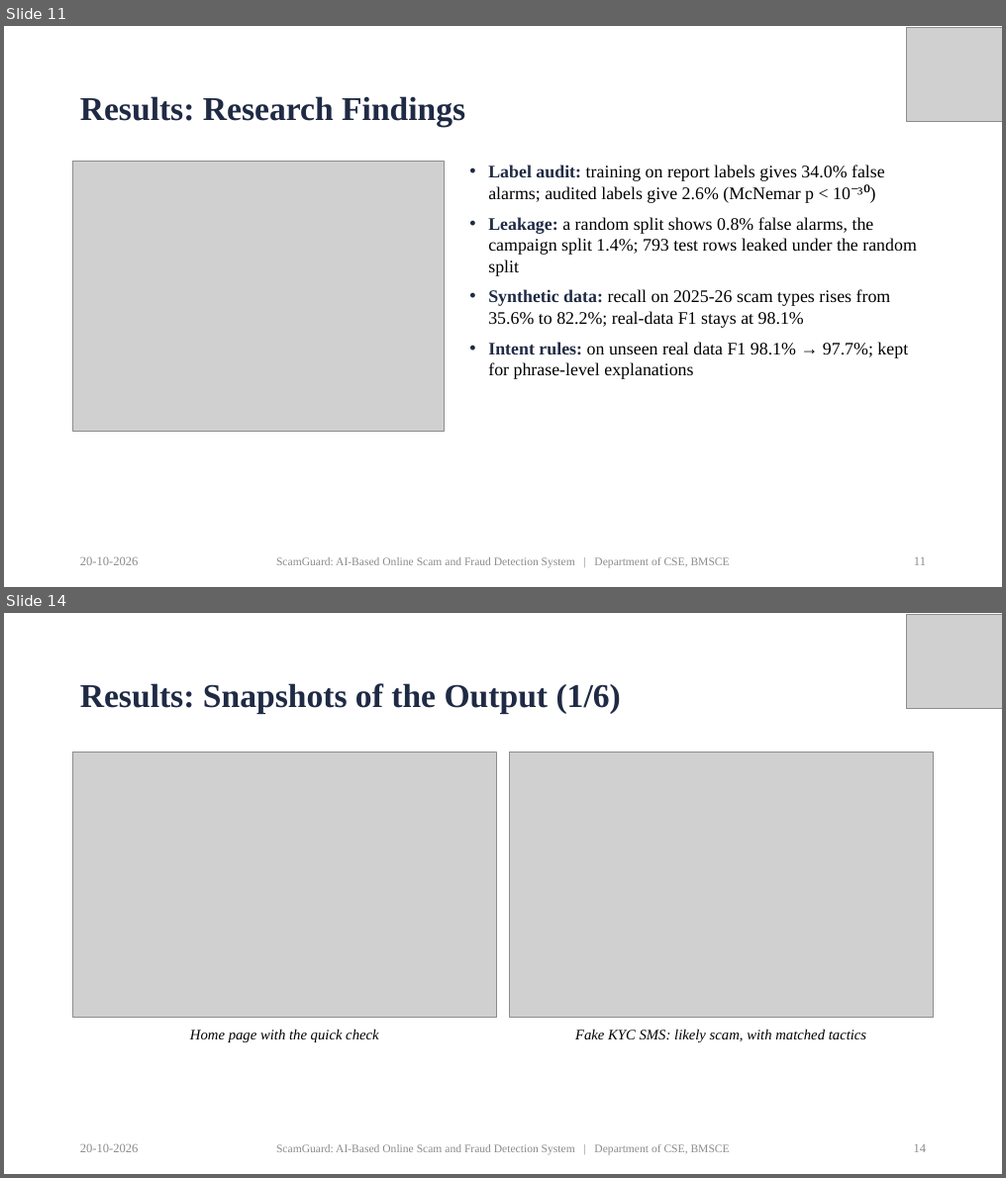
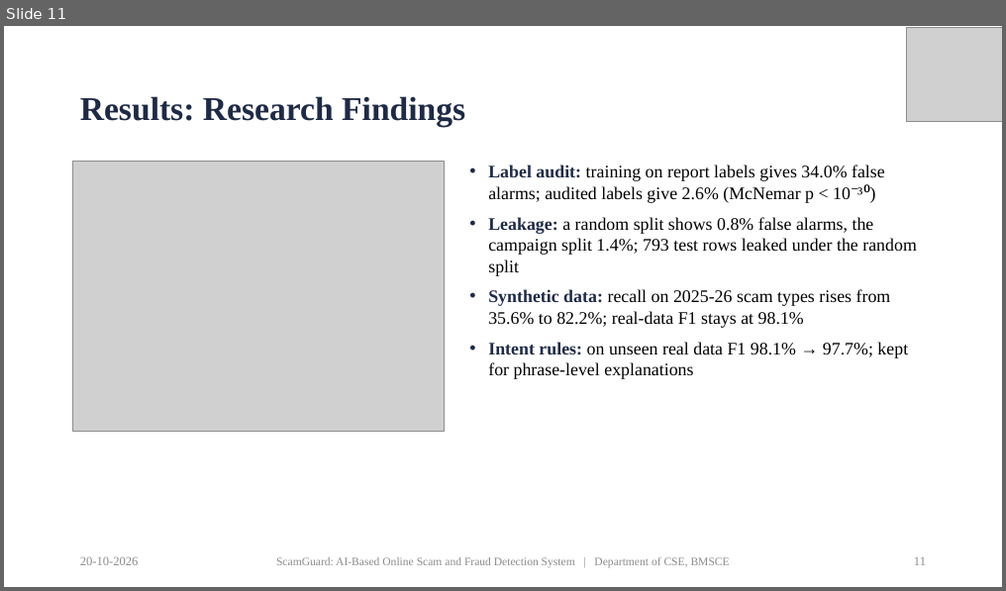
Before and after one commit to priyamthakur275/ScamGuard-AI, a slide deck: docs/presentation/ScamGuard_PP2_Presentation.pptx. Shown one above the other, each under a label of ours: slides 11 and 14 before the commit, slide 11 after it; the slides between them are not shown. The pictures are 1006x1178 and 1006x591 pixels, drawn with LibreOffice and Linux fonts; fonts in the diff are those of the drawing; grey boxes stand for pictures. Boxes give left, top, right and bottom in pixels: in the first picture for what was removed or moved away, otherwise in the second. Text is boxed around its words. In the diff, an @@ line names an element or a change of style, - is before the commit and + after.

```diff
--- a/docs/presentation/ScamGuard_PP2_Presentation.pptx
+++ b/docs/presentation/ScamGuard_PP2_Presentation.pptx
@@ slide 14 removed at box(4, 613, 1002, 1174), background #FFFFFF @@
@@ picture removed at box(907, 615, 1002, 708) @@
@@ title removed at box(80, 683, 621, 714) @@
-Results: Snapshots of the Output (1/6)
@@ picture removed at box(73, 753, 497, 1017) @@
@@ picture removed at box(509, 753, 934, 1017) @@
@@ text removed at box(190, 1029, 378, 1043) @@
-Home page with the quick check
@@ text removed at box(575, 1029, 866, 1043) @@
-Fake KYC SMS: likely scam, with matched tactics
@@ text removed at box(80, 1144, 139, 1153) @@
-20-10-2026
@@ text removed at box(276, 1145, 730, 1156) @@
-ScamGuard: AI-Based Online Scam and Fraud Detection System | Department of CSE, BMSCE
@@ page number removed at box(914, 1145, 927, 1153) @@
-14
```
Also in this commit, not shown: 5 slides changed, 4 other slides removed, 4 other files.
